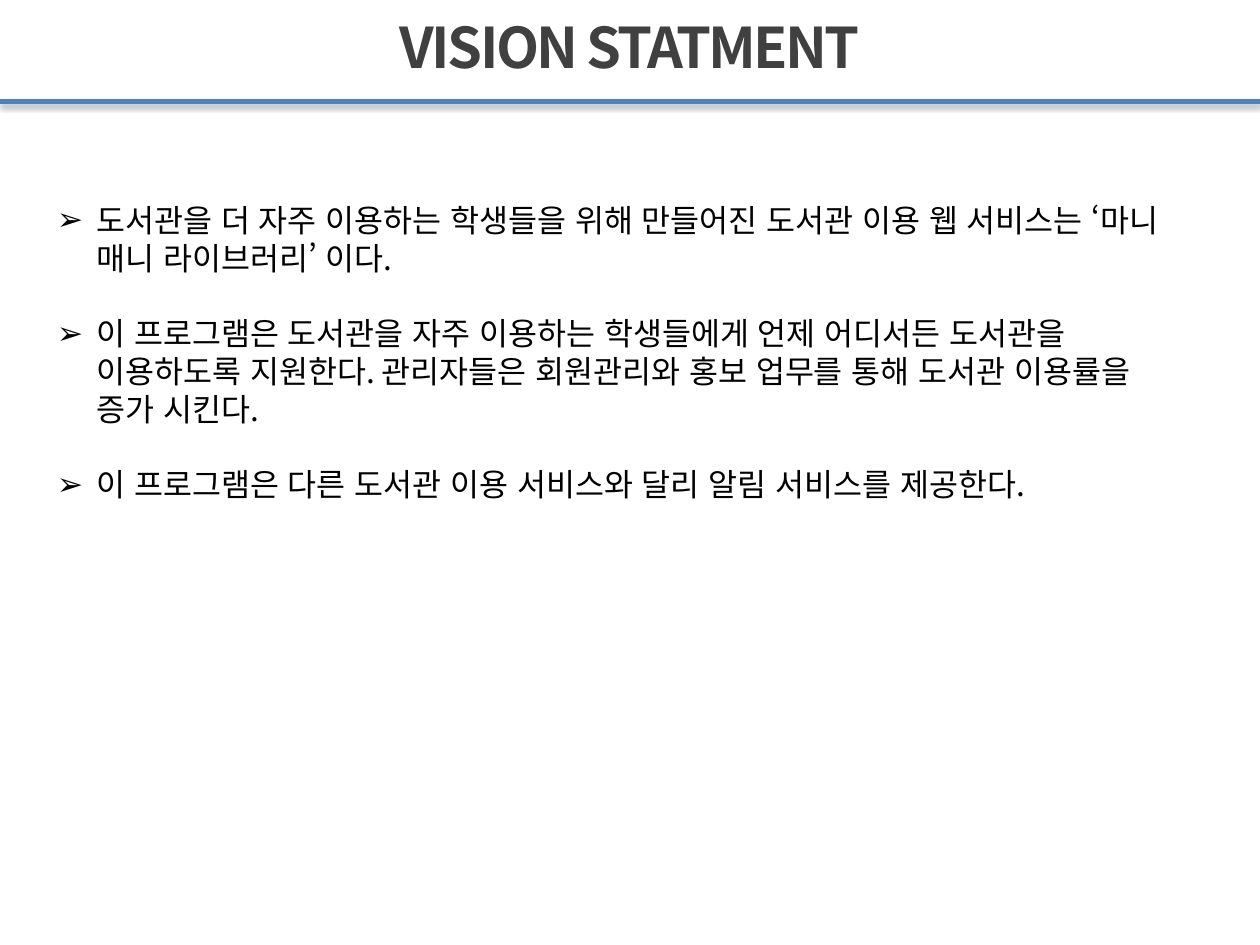
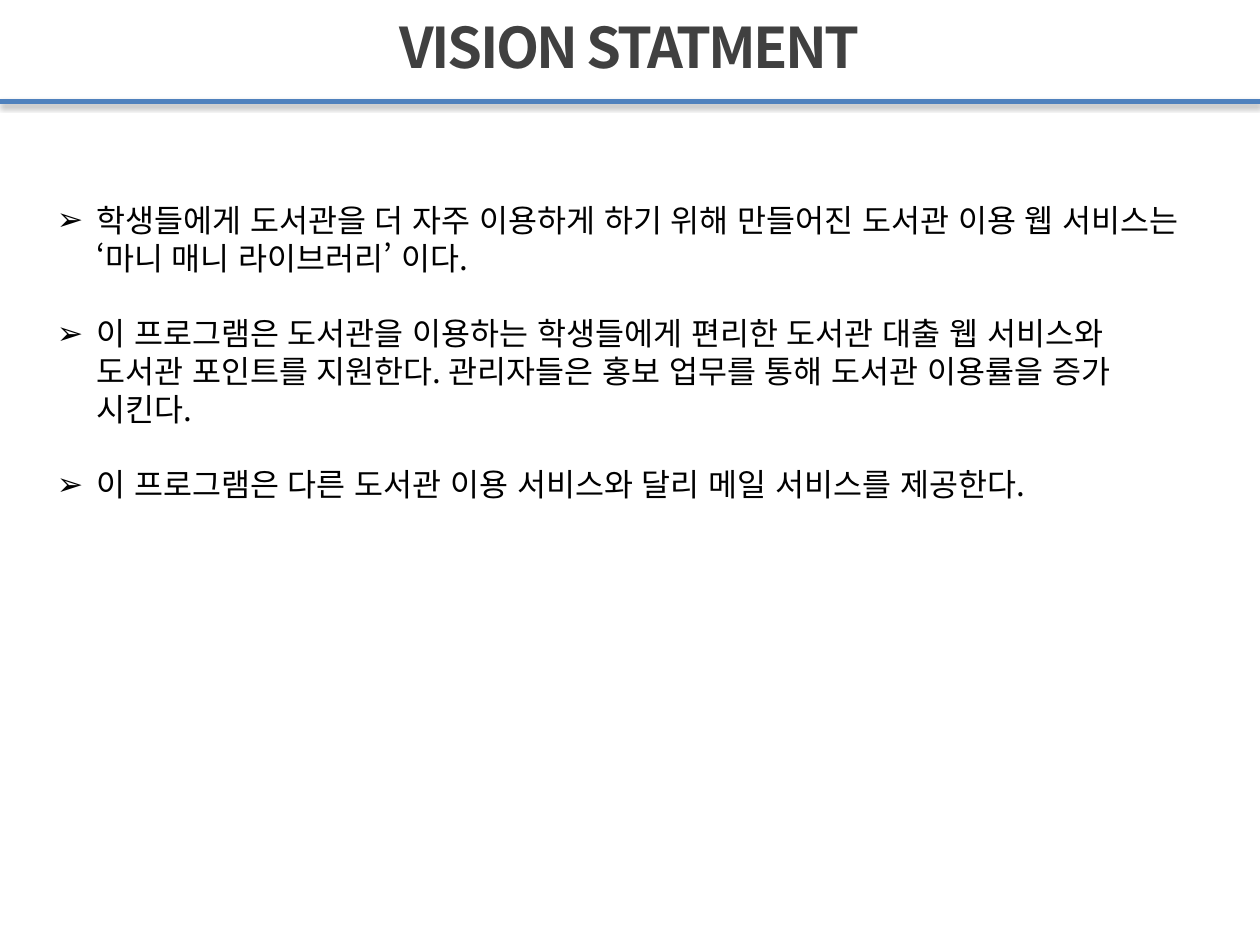
Before and after one commit to inhyuck222/ManiMany, a slide deck: slide 3 of Doc/VISION,IMPACT MAPPING.pptx. Drawn at 1260x945 pixels with LibreOffice and Linux fonts; fonts in the diff are those of the drawing. Boxes give left, top, right and bottom in pixels: in the first picture for what was removed or moved away, otherwise in the second. Text is boxed around its words. In the diff, an @@ line names an element or a change of style, - is before the commit and + after.

```diff
--- a/Doc/VISION,IMPACT MAPPING.pptx
+++ b/Doc/VISION,IMPACT MAPPING.pptx
@@ text at [96,205,1179,499]: text changed @@
-➢ 도서관을 더 자주 이용하는 학생들을 위해 만들어진 도서관 이용 웹 서비스는 ‘마니 매니 라이브러리’ 이다.
-➢ 이 프로그램은 도서관을 자주 이용하는 학생들에게 언제 어디서든 도서관을 이용하도록 지원한다. 관리자들은 회원관리와 홍보 업무를 통해 도서관 이용률을 증가 시킨다.
-➢ 이 프로그램은 다른 도서관 이용 서비스와 달리 알림 서비스를 제공한다.
+➢ 학생들에게 도서관을 더 자주 이용하게 하기 위해 만들어진 도서관 이용 웹 서비스는 ‘마니 매니 라이브러리’ 이다.
+➢ 이 프로그램은 도서관을 이용하는 학생들에게 편리한 도서관 대출 웹 서비스와 도서관 포인트를 지원한다. 관리자들은 홍보 업무를 통해 도서관 이용률을 증가 시킨다.
+➢ 이 프로그램은 다른 도서관 이용 서비스와 달리 메일 서비스를 제공한다.
```
Also in this commit, not shown: 1 other slide changed.
